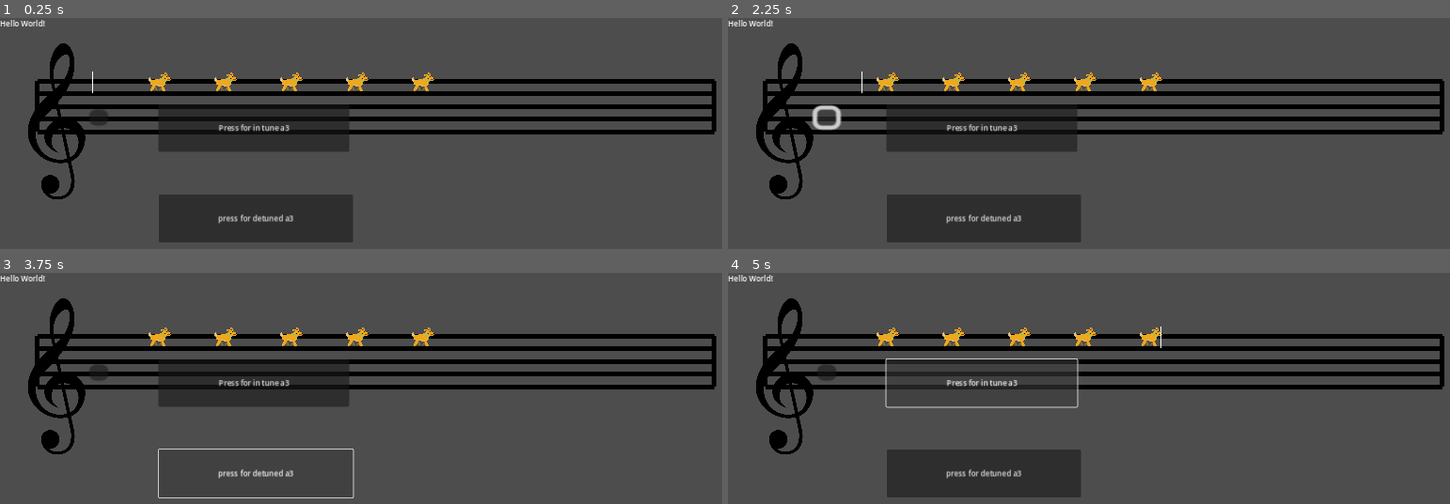
Above: before the commit, frames 1-4 (two rows, left to right).
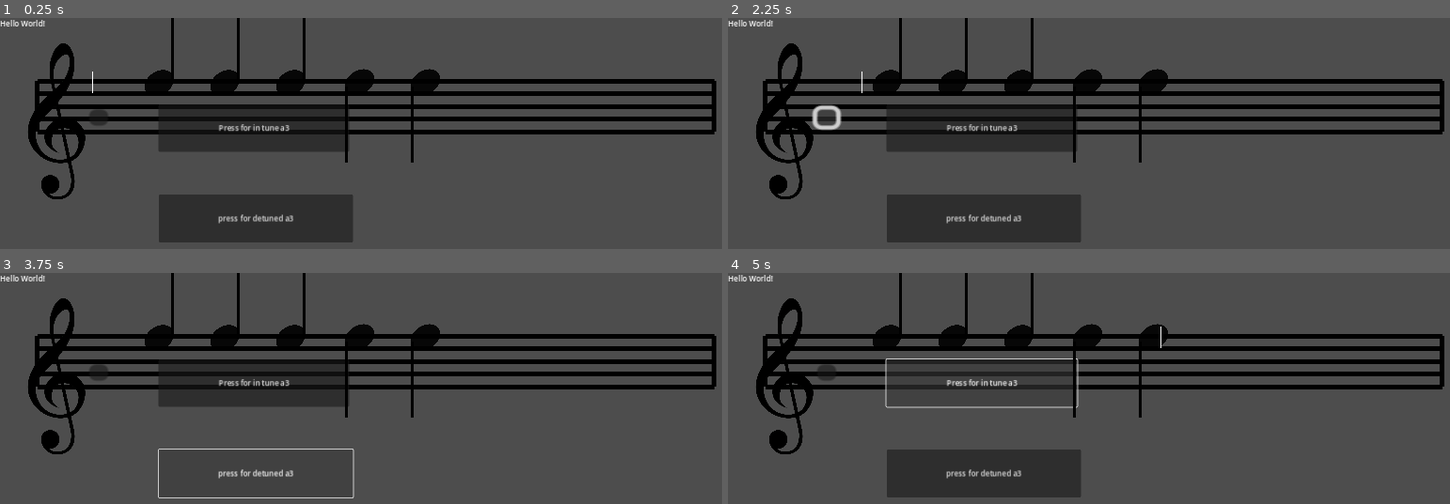
Above: after the commit, the same moments.

Repository: Sniggiho/COMP225-Reluna
Game: Godot game, scene res://Scenes/firstScene.tscn
Same seed, same stepped clock (60 frames per second), same inputs: the game is played once before the commit and once after it.
Inputs (mouse positions are in pixels of both pictures, inside the frame that each line leads up to):
- Up to frame 1 (0.25 s): no input
- Up to frame 2 (2.25 s): click (886, 82) at 0.52 s; click (886, 82) at 1.27 s; click (829, 117) at 2 s
- Up to frame 3 (3.75 s): click (101, 372) at 2.75 s; click "press for detuned a3" at 3.5 s
- Up to frame 4 (5 s): click "Press for in tune a3" at 4.25 s

The runs differ from the first frame. In frame 1, 1.9% of the frame differs, in the area x 20-61%, y 0-63%; in frame 2, 1.9%; in frame 3, 1.9%; in frame 4, 1.9%.

Commit message:
note sprites + flipped notes

Diff:
--- a/Project/Scenes/Note/Note.gd
+++ b/Project/Scenes/Note/Note.gd
@@ -28,3 +28,11 @@
 
 func getDetuneCents() -> int:
 	return detuneCents
+
+func orientation() -> void:
+	if(noteName[-1] > "4"):
+		var sprite = $Button/Sprite2D
+		sprite.set_flip_h(true)
+		sprite.set_flip_v(true)
+		var height = sprite.texture.get_height()
+		sprite.set_offset(Vector2(0,height*0.55))
--- a/Project/Scenes/Note/note.tscn
+++ b/Project/Scenes/Note/note.tscn
@@ -1,7 +1,7 @@
 [gd_scene load_steps=5 format=3 uid="uid://bw1j8vgpnjrk8"]
 
 [ext_resource type="Script" path="res://Scenes/Note/Note.gd" id="1_2wmyl"]
-[ext_resource type="Texture2D" uid="uid://bwgscjeo6tp2x" path="res://TempImage/dogRight1.png" id="2_sbi0h"]
+[ext_resource type="Texture2D" uid="uid://bqio3dujm8dsq" path="res://Scenes/Note/quarter.png" id="3_07ysi"]
 
 [sub_resource type="GDScript" id="GDScript_ns5jr"]
 script/source = "extends AudioStreamPlayer
@@ -45,28 +45,32 @@
 "
 
 [sub_resource type="RectangleShape2D" id="RectangleShape2D_q24im"]
+size = Vector2(57.5, 59.5)
 
 [node name="Note" type="Node2D"]
 script = ExtResource("1_2wmyl")
 
 [node name="Button" type="Button" parent="."]
-anchors_preset = 8
+anchors_preset = -1
 anchor_left = 0.5
-anchor_top = 0.5
 anchor_right = 0.5
 anchor_bottom = 0.5
-offset_left = -4.0
-offset_top = -4.0
-offset_right = 4.0
-offset_bottom = 4.0
+offset_left = -29.0
+offset_top = -29.0
+offset_right = 29.0
+offset_bottom = 30.0
 grow_horizontal = 2
 grow_vertical = 2
 size_flags_horizontal = 4
 size_flags_vertical = 4
 focus_mode = 0
 action_mode = 0
-icon = ExtResource("2_sbi0h")
 flat = true
+
+[node name="Sprite2D" type="Sprite2D" parent="Button"]
+position = Vector2(31, -36)
+scale = Vector2(0.064375, 0.0724404)
+texture = ExtResource("3_07ysi")
 
 [node name="AudioStreamPlayer" type="AudioStreamPlayer" parent="."]
 script = SubResource("GDScript_ns5jr")
--- a/Project/Scenes/TuneCreator/TuneCreator.gd
+++ b/Project/Scenes/TuneCreator/TuneCreator.gd
@@ -52,7 +52,7 @@
 		var note = _noteScene.instantiate()
 		note.setDetuneCents(randi_range(-50,50))
 		note.setNoteByName(_possibleNotes[randi() % _possibleNotes.size()])
-
+		note.orientation()
 		add_child(note)
 		_listOfNotes.append(note)
 		note.global_position = _pathFollower.position
Binary file removed: Project/Scenes/quarterNote (1).png
Not shown, removed: Project/Scenes/quarterNote (1).png.import
Binary file removed: Project/Scenes/quarterNote.png
Not shown, removed: Project/Scenes/quarterNote.png.import
